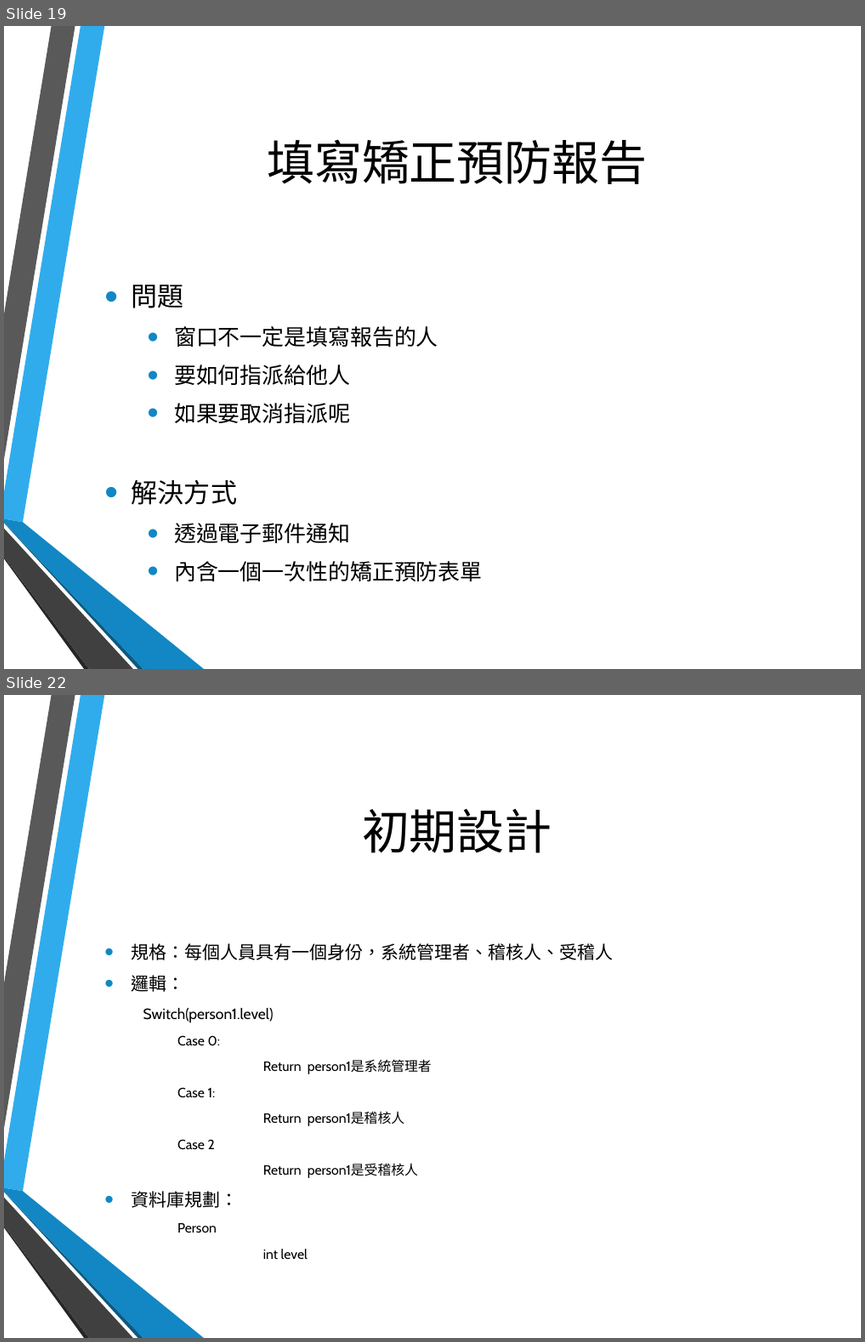
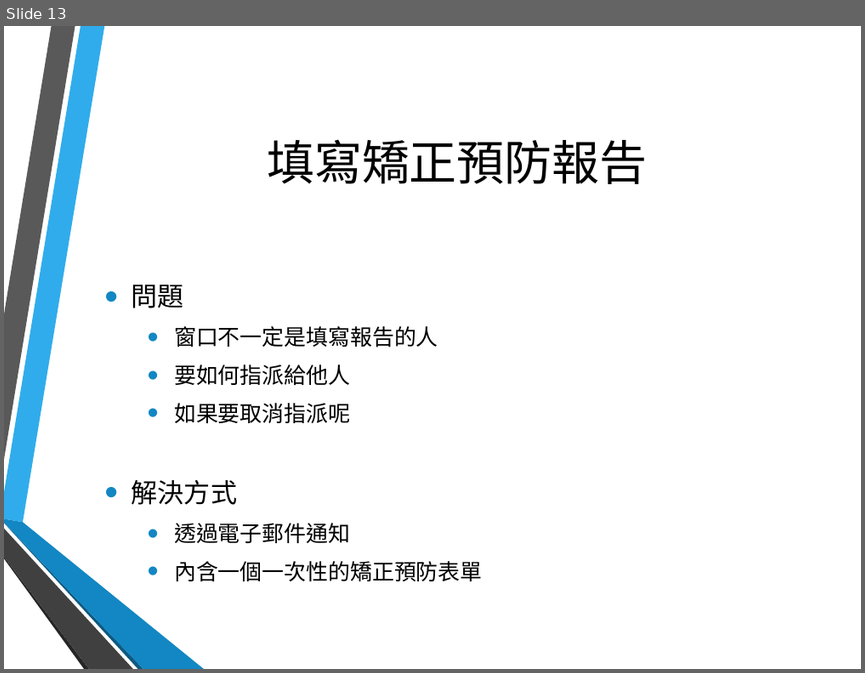
Before and after one commit to hsinewu/pia, a slide deck: Contest/FinalPresentation.pptx. Shown one above the other, each under a label of ours: slides 19 and 22 before the commit, slide 13 after it; the slides between them are not shown. The pictures are 865x1342 and 865x673 pixels, drawn with LibreOffice and Linux fonts; fonts in the diff are those of the drawing; background and template pictures are left out. Boxes give left, top, right and bottom in pixels: in the first picture for what was removed or moved away, otherwise in the second. Text is boxed around its words. In the diff, an @@ line names an element or a change of style, - is before the commit and + after.

```diff
--- a/Contest/FinalPresentation.pptx
+++ b/Contest/FinalPresentation.pptx
@@ slide 22 removed at box(4, 695, 861, 1338), background picture (left out); not listed: 6 template elements that a slide beside it also shows @@
@@ title removed at box(362, 809, 552, 853) @@
-初期設計
@@ text removed at box(132, 943, 613, 1259) @@
-• 規格：每個人員具有一個身份，系統管理者、稽核人、受稽人
-• 邏輯：
-  Switch(person1.level)
-    Case 0:
-    Return person1是系統管理者
-    Case 1:
-    Return person1是稽核人
-    Case 2
-    Return person1是受稽核人
-• 資料庫規劃：
-    Person
-    int level
@@ what was slide 19 is now slide 13 @@
```
Also in this commit, not shown: 4 slides changed, 11 other slides removed.
